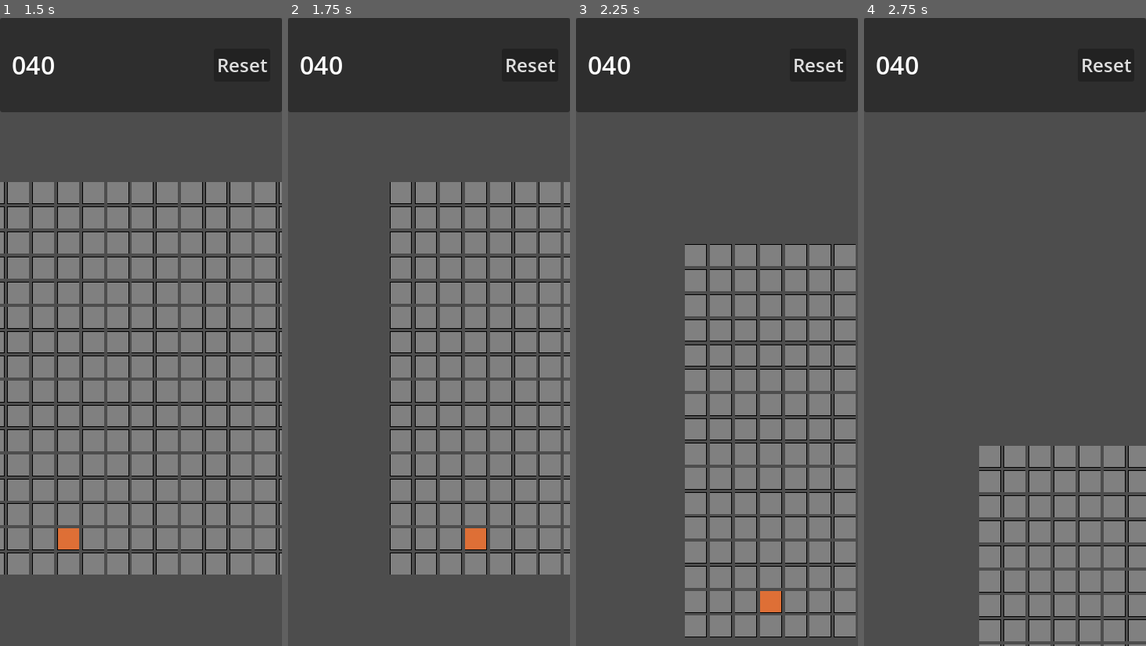
Above: before the commit, frames 1-4 (left to right).
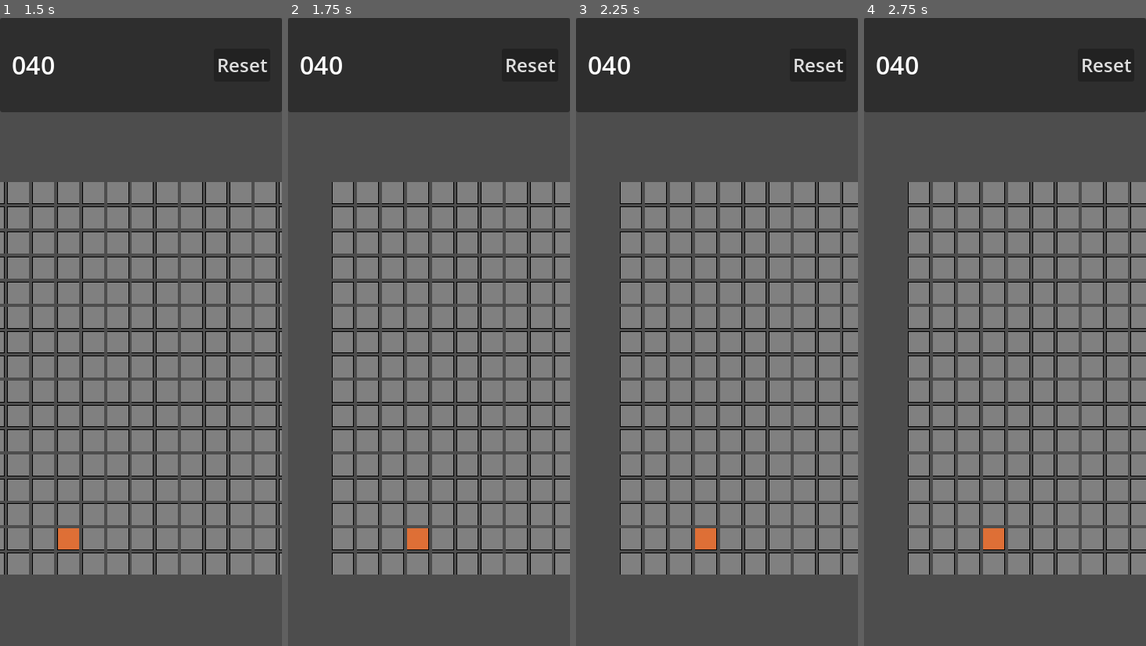
Above: after the commit, the same moments.

Repository: SasaSuppenknecht/MinesweeperApp
Game: Godot game, scene res://scenes/minesweeper.tscn
The game is run twice, just before and just after one commit, with the same random seed, the same clock (stepped at 60 frames per second) and the same inputs.
Inputs (mouse positions are in pixels of both pictures, inside the frame that each line leads up to):
- Up to frame 1 (1.5 s): click "Reset" at 0.5 s; drag from (5, 193) to (169, 193) at 1.27 s
- Up to frame 2 (1.75 s): no input
- Up to frame 3 (2.25 s): drag from (694, 193) to (702, 457) at 2.02 s
- Up to frame 4 (2.75 s): no input

Frame 1 is identical in both runs. In frame 2, 21% of the frame differs, in the area x 15-98%, y 26-89%; in frame 3, 37%; in frame 4, 44%, in the area x 15-100%, y 26-100%.

Commit message:
Added camera pan limit that is fit to the GameBoard's size

Diff:
--- a/scenes/minesweeper.tscn
+++ b/scenes/minesweeper.tscn
@@ -70,7 +70,6 @@
 
 [node name="Camera2D" type="Camera2D" parent="SubViewportContainer/SubViewport" unique_id=1531308292]
 zoom = Vector2(0.56, 0.56)
-limit_enabled = false
 position_smoothing_enabled = true
 position_smoothing_speed = 20.0
 script = ExtResource("1_xhb67")
--- a/scripts/camera_control.gd
+++ b/scripts/camera_control.gd
@@ -3,6 +3,8 @@
 
 const MIN_ZOOM = Vector2(0.5, 0.5)
 const MAX_ZOOM = Vector2(2, 2)
+
+const CAMERA_LIMIT_MARGIN = Vector2(100, 100)
 
 func _input(event):
 	if event is InputEventMagnifyGesture:
@@ -17,3 +19,16 @@
 	if event is InputEventScreenDrag:
 		position -= event.relative * 1 / zoom
 		get_viewport().set_input_as_handled()
+
+
+func _ready():
+	%GameBoard.level_created.connect(_set_camera_boundary)
+
+@warning_ignore_start("narrowing_conversion")
+func _set_camera_boundary():
+	var pos : Vector2 = %GameBoard.position - CAMERA_LIMIT_MARGIN
+	limit_left = pos.x
+	limit_top = pos.y
+	limit_right = -pos.x
+	limit_bottom = -pos.y
+@warning_ignore_restore("narrowing_conversion")
--- a/scripts/game_board.gd
+++ b/scripts/game_board.gd
@@ -1,4 +1,6 @@
 extends GridContainer
+
+signal level_created
 
 const SAVE_PATH = "user://savegame.save"
 const CELL = preload("res://scenes/cell.tscn")
@@ -42,6 +44,7 @@
 	if FileAccess.file_exists(SAVE_PATH):
 		DirAccess.remove_absolute(SAVE_PATH)
 	_build_grid(board)
+	level_created.emit()
 
 
 func _build_grid(board: LevelGenerator.Board):
